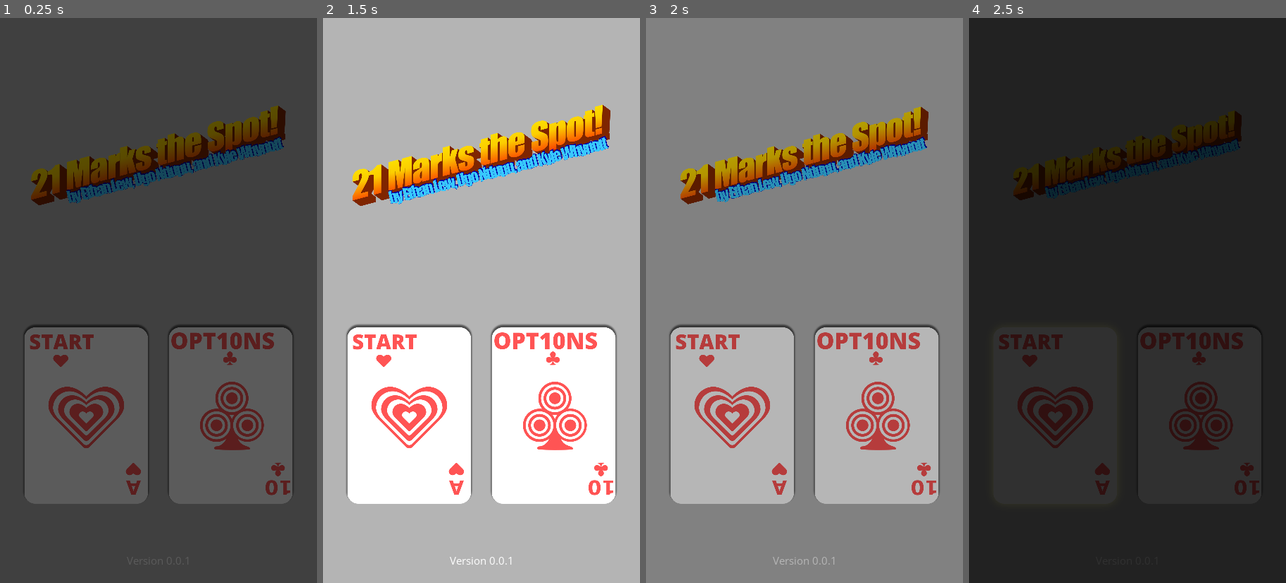
Above: before the commit, frames 1-4 (left to right).
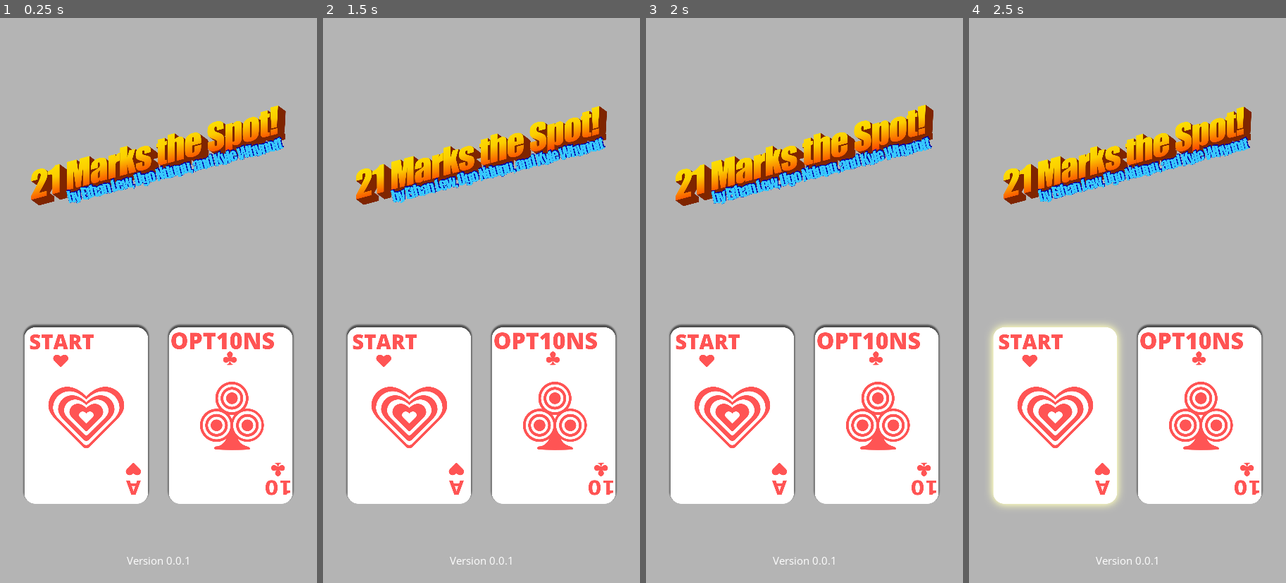
Above: after the commit, the same moments.

Repository: Kynot54/tic-tac-toe-21
Game: Godot game, scene res://Title/Main.tscn
The game is run twice, just before and just after one commit, with the same random seed, the same clock (stepped at 60 frames per second) and the same inputs.
Inputs (mouse positions are in pixels of both pictures, inside the frame that each line leads up to):
- Up to frame 1 (0.25 s): no input
- Up to frame 2 (1.5 s): click (554, 413) at 0.5 s; click (376, 549) at 1.25 s, where only the run before the commit has a clickable "<- Back"
- Up to frame 3 (2 s): no input
- Up to frame 4 (2.5 s): click (1054, 413) at 2 s

The runs differ from the first frame. In frame 1, 100% of the frame differs, in the area x 0-100%, y 0-100%; in frame 2, 2.0%; in frame 3, 100%; in frame 4, 100%.

Commit message:
Remove references to SceneTransitionRect

Diff:
--- a/Dealer/DealerCard.gd
+++ b/Dealer/DealerCard.gd
@@ -1,6 +1,4 @@
 extends Node
-
-onready var _transition_rect := $SceneTransitionRect
 
 onready var deck = Deck.deck
 onready var dealer_score = Deck.dealer_score
@@ -34,7 +32,8 @@
 		$DealerMarginContainer/.add_child(card_sprite)
 
 func _on_PlayerButton_pressed():
-	_transition_rect.transition_to("res://Player/PlayerCard.tscn")
+	#_transition_rect.transition_to("res://Player/PlayerCard.tscn")
+	pass
 
 func reset_dealer_deck():
 	for card in dealer_hand:
@@ -54,9 +53,10 @@
 			pass
 	if end == true:
 		if player_score > dealer_score and !(player_score > 21):
-			_transition_rect.transition_to("res://TicTacToe/TicTac.tscn")
+			#_transition_rect.transition_to("res://TicTacToe/TicTac.tscn")
+			pass
 		elif player_score == dealer_score:
 			reset_dealer_score()
 			reset_dealer_deck()
 			new_round == true
-			_transition_rect.transition_to("res://Player/PlayerCard.tscn")
+			#_transition_rect.transition_to("res://Player/PlayerCard.tscn")
--- a/Dealer/DealerCard.tscn
+++ b/Dealer/DealerCard.tscn
@@ -1,6 +1,5 @@
-[gd_scene load_steps=5 format=2]
+[gd_scene load_steps=4 format=2]
 
-[ext_resource path="res://Globals/SceneTransitionRect.tscn" type="PackedScene" id=1]
 [ext_resource path="res://Dealer/DealerCard.gd" type="Script" id=2]
 [ext_resource path="res://Assets/Images/PlayerButton.svg" type="Texture" id=3]
 [ext_resource path="res://Dealer/DealerMarginContainer.gd" type="Script" id=4]
@@ -43,10 +42,4 @@
 margin_bottom = 917.0
 text = "Score: 0"
 
-[node name="SceneTransitionRect" parent="." instance=ExtResource( 1 )]
-margin_left = -1.0
-margin_top = 2.0
-margin_right = -1.0
-margin_bottom = 2.0
-
 [connection signal="pressed" from="DealerMarginContainer/VBoxContainer/PlayerButton" to="." method="_on_PlayerButton_pressed"]
--- a/Globals/SceneTransitionRect.gd
+++ /dev/null
@@ -1,29 +0,0 @@
-extends ColorRect
-
-# https://www.gdquest.com/tutorial/godot/2d/scene-transition-rect/
-
-# Path of the scene to transition to
-export(String, FILE, "*.tscn") var next_scene_path
-
-# Reference to the AnimationPlayer node
-onready var _anim_player := $AnimationPlayer
-
-# Called when the node enters the scene tree for the first time.
-func _ready():
-	_anim_player.play_backwards("Fade")
-
-
-# Called every frame. 'delta' is the elapsed time since the previous frame.
-#func _process(delta):
-#	pass
-
-
-func transition_to(_next_scene := next_scene_path):
-	# fade to black
-	_anim_player.play("Fade")
-
-	# await animation finished
-	yield(_anim_player, "animation_finished")
-
-	# Change to the selected scene
-	get_tree().change_scene(_next_scene)
--- a/Globals/SceneTransitionRect.tscn
+++ /dev/null
@@ -1,46 +0,0 @@
-[gd_scene load_steps=4 format=2]
-
-[ext_resource path="res://Globals/SceneTransitionRect.gd" type="Script" id=1]
-
-[sub_resource type="Animation" id=1]
-resource_name = "Fade"
-length = 0.7
-tracks/0/type = "value"
-tracks/0/path = NodePath(".:modulate")
-tracks/0/interp = 1
-tracks/0/loop_wrap = true
-tracks/0/imported = false
-tracks/0/enabled = true
-tracks/0/keys = {
-"times": PoolRealArray( 0, 0.7 ),
-"transitions": PoolRealArray( 1, 1 ),
-"update": 0,
-"values": [ Color( 1, 1, 1, 0 ), Color( 1, 1, 1, 1 ) ]
-}
-
-[sub_resource type="Animation" id=2]
-length = 0.001
-tracks/0/type = "value"
-tracks/0/path = NodePath(".:modulate")
-tracks/0/interp = 1
-tracks/0/loop_wrap = true
-tracks/0/imported = false
-tracks/0/enabled = true
-tracks/0/keys = {
-"times": PoolRealArray( 0 ),
-"transitions": PoolRealArray( 1 ),
-"update": 0,
-"values": [ Color( 1, 1, 1, 0 ) ]
-}
-
-[node name="SceneTransitionRect" type="ColorRect"]
-modulate = Color( 1, 1, 1, 0 )
-anchor_right = 1.0
-anchor_bottom = 1.0
-mouse_filter = 2
-color = Color( 0, 0, 0, 1 )
-script = ExtResource( 1 )
-
-[node name="AnimationPlayer" type="AnimationPlayer" parent="."]
-anims/Fade = SubResource( 1 )
-anims/RESET = SubResource( 2 )
--- a/Options/Options.gd
+++ b/Options/Options.gd
@@ -4,8 +4,6 @@
 # Declare member variables here. Examples:
 # var a = 2
 # var b = "text"
-onready var _transition_rect := $SceneTransitionRect
-
 
 # Called when the node enters the scene tree for the first time.
 func _ready():
@@ -18,4 +16,5 @@
 
 
 func _on_Button_pressed():
-	_transition_rect.transition_to("res://Title/Main.tscn")
+	# _transition_rect.transition_to("res://Title/Main.tscn")
+	pass
--- a/Options/Options.tscn
+++ b/Options/Options.tscn
@@ -2,7 +2,6 @@
 
 [ext_resource path="res://Assets/Images/options-menu-header.png" type="Texture" id=1]
 [ext_resource path="res://Assets/TitleTheme.tres" type="Theme" id=2]
-[ext_resource path="res://Globals/SceneTransitionRect.tscn" type="PackedScene" id=3]
 [ext_resource path="res://Options/Options.gd" type="Script" id=4]
 
 [node name="Node" type="Node"]
@@ -53,6 +52,4 @@
 theme = ExtResource( 2 )
 text = "<- Back"
 
-[node name="SceneTransitionRect" parent="." instance=ExtResource( 3 )]
-
 [connection signal="pressed" from="Button" to="." method="_on_Button_pressed"]
--- a/Player/PlayerCard.gd
+++ b/Player/PlayerCard.gd
@@ -1,7 +1,5 @@
 extends Node
 
-# Transition
-onready var _transition_rect := $SceneTransitionRect
 # Import Deck
 onready var deck = Deck.deck
 # Import Player Structures
@@ -43,22 +41,22 @@
 	if player_score > 21:
 		Deck.is_end =  true
 		save_scene()
-		_transition_rect.transition_to("res://Dealer/DealerCard.tscn")
+		#_transition_rect.transition_to("res://Dealer/DealerCard.tscn")
 	elif player_score == 21:
 		Deck.is_end = true
 		save_scene()
-		_transition_rect.transition_to("res://Dealer/DealerCard.tscn")
+		#_transition_rect.transition_to("res://Dealer/DealerCard.tscn")
 	else:
 		pass
 
 func _on_Stand_pressed():
 	end = true
 	save_scene()
-	_transition_rect.transition_to("res://Dealer/DealerCard.tscn")
+	#_transition_rect.transition_to("res://Dealer/DealerCard.tscn")
 
 func _on_DealerButton_pressed():
 	save_scene()
-	_transition_rect.transition_to("res://Dealer/DealerCard.tscn")
+	#_transition_rect.transition_to("res://Dealer/DealerCard.tscn")
 
 func reset_player_deck():
 	for card in player_hand:
--- a/Player/PlayerCard.tscn
+++ b/Player/PlayerCard.tscn
@@ -2,7 +2,6 @@
 
 [ext_resource path="res://Assets/Images/Hit Button.svg" type="Texture" id=1]
 [ext_resource path="res://Assets/Images/DealerButton.svg" type="Texture" id=2]
-[ext_resource path="res://Globals/SceneTransitionRect.tscn" type="PackedScene" id=3]
 [ext_resource path="res://Player/PlayerCard.gd" type="Script" id=4]
 [ext_resource path="res://Assets/Images/Stand Button.svg" type="Texture" id=5]
 [ext_resource path="res://Player/PlayerMarginContainer.gd" type="Script" id=7]
@@ -84,8 +83,6 @@
 size_flags_vertical = 2
 texture_normal = ExtResource( 5 )
 
-[node name="SceneTransitionRect" parent="." instance=ExtResource( 3 )]
-
 [connection signal="pressed" from="PlayerMarginContainer/Player21Container/DealerMarginContainer/DealerButton" to="." method="_on_DealerButton_pressed"]
 [connection signal="pressed" from="PlayerMarginContainer/Player21Container/PlayerButtonsContainter/Hit" to="." method="_on_Hit_pressed"]
 [connection signal="pressed" from="PlayerMarginContainer/Player21Container/PlayerButtonsContainter/Stand" to="." method="_on_Stand_pressed"]
--- a/Title/Main.tscn
+++ b/Title/Main.tscn
@@ -1,9 +1,8 @@
-[gd_scene load_steps=13 format=2]
+[gd_scene load_steps=12 format=2]
 
 [ext_resource path="res://Assets/TitleTheme.tres" type="Theme" id=1]
 [ext_resource path="res://Assets/Images/start-card-glow.png" type="Texture" id=2]
 [ext_resource path="res://Assets/Images/options-card-shadow.png" type="Texture" id=3]
-[ext_resource path="res://Globals/SceneTransitionRect.tscn" type="PackedScene" id=4]
 [ext_resource path="res://Title/title.gd" type="Script" id=5]
 [ext_resource path="res://Assets/Images/logo-with-credit-subtitle.png" type="Texture" id=6]
 [ext_resource path="res://Assets/Images/start-card-shadow.png" type="Texture" id=7]
@@ -204,7 +203,5 @@
 text = "version x.y.z"
 align = 1
 
-[node name="SceneTransitionRect" parent="." instance=ExtResource( 4 )]
-
 [connection signal="pressed" from="MarginContainer/MainMenuContainer/ButtonsHBox/StartButtonCard" to="." method="_on_StartButtonCard_pressed"]
 [connection signal="pressed" from="MarginContainer/MainMenuContainer/ButtonsHBox/OptionsButtonCard" to="." method="_on_OptionsButtonCard_pressed"]
--- a/Title/title.gd
+++ b/Title/title.gd
@@ -2,8 +2,6 @@
 
 # app semver
 var version = "0.0.1"
-onready var _transition_rect := $SceneTransitionRect
-
 
 # Called when the node enters the scene tree for the first time.
 func _ready():
@@ -16,8 +14,10 @@
 
 
 func _on_StartButtonCard_pressed():
-	_transition_rect.transition_to("res://Player/PlayerCard.tscn")
+	#_transition_rect.transition_to("res://Player/PlayerCard.tscn")
+	pass
 
 
 func _on_OptionsButtonCard_pressed():
-	_transition_rect.transition_to("res://Options/Options.tscn")
+	#_transition_rect.transition_to("res://Options/Options.tscn")
+	pass
